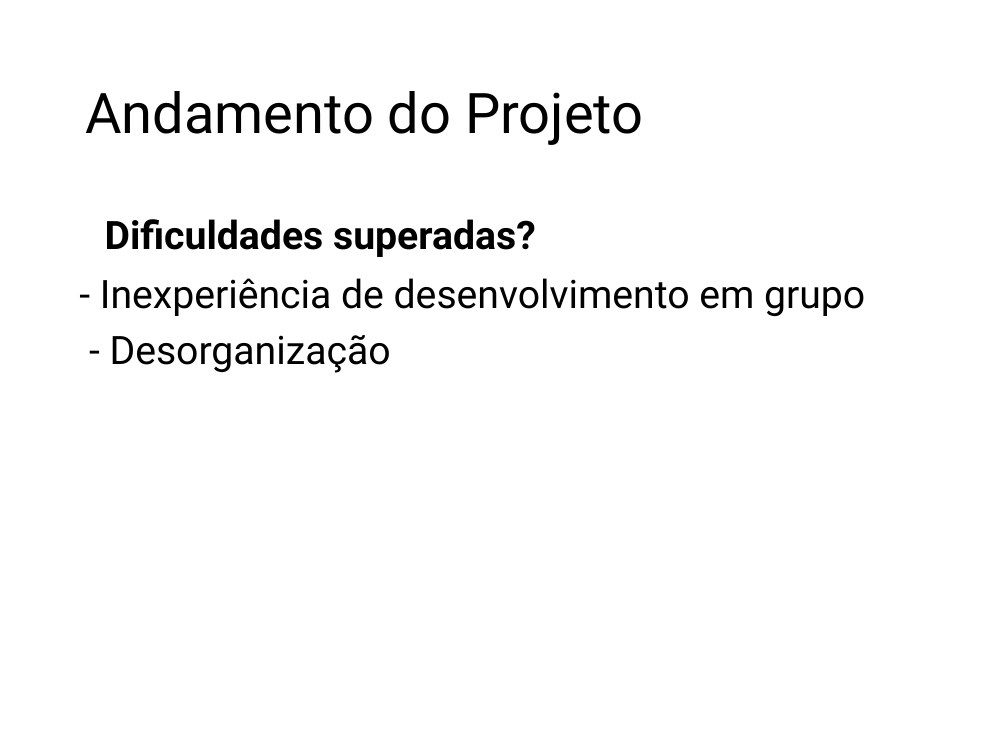
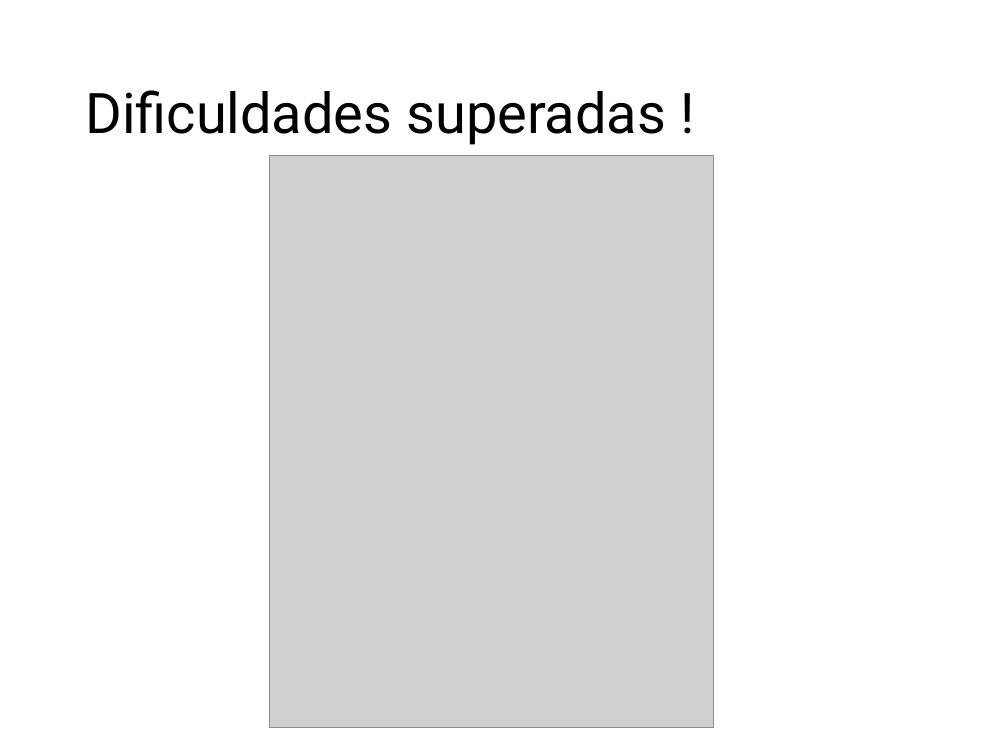
Before and after one commit to LeonDias1989/Kcal-Control, a slide deck: slide 22 of Kcal Control.pptx (slide 25 before the commit). Drawn at 1008x756 pixels with LibreOffice and Linux fonts; fonts in the diff are those of the drawing; grey boxes stand for pictures. Boxes give left, top, right and bottom in pixels: in the first picture for what was removed or moved away, otherwise in the second. Text is boxed around its words. In the diff, an @@ line names an element or a change of style, - is before the commit and + after.

```diff
--- a/Kcal Control.pptx
+++ b/Kcal Control.pptx
@@ title at [85,90,666,145]: text changed @@
-Andamento do Projeto
+Dificuldades superadas !
@@ picture added at [269,156,714,728] @@
@@ text removed at [100,219,865,373] @@
-Dificuldades superadas?
-- Inexperiência de desenvolvimento em grupo
-- Desorganização
```
Also in this commit, not shown: 3 other slides changed, 3 slides removed, 6 other files.
